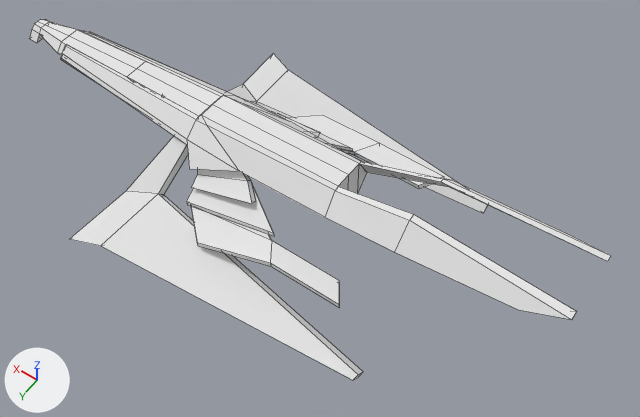
The OBJ model resources/cruiser.obj, before and after one commit.
Both versions are drawn from a 50 mm camera at (-7.81, 9.04, 13.26) aimed at (-1.37, 0.02, -0.92). The lights are fixed; the arrows at lower left show +X, +Y and +Z. Mesh edges are drawn as thin lines. Where no turn or scale is listed for an object, it has been applied to the vertices. Vertices at the same position are counted once.
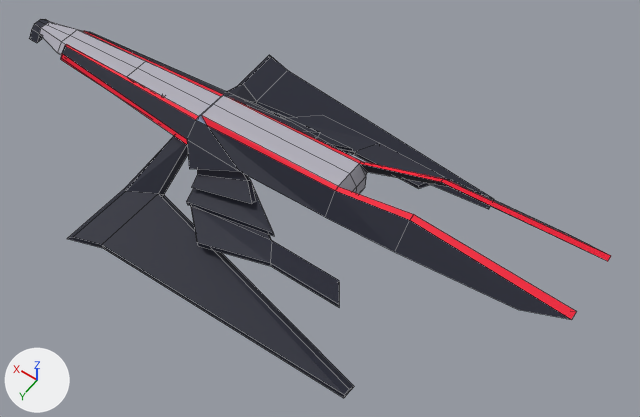
Where the change shows, as pixel boxes (x1, y1, x2, y2) in the pictures (640 x 417 px):
'Cube', reshaped: before (29, 19, 611, 380); after (29, 19, 611, 398)
part 1 of me_cube, built on: before (35, 19, 488, 380); after (35, 19, 493, 398)
part 2 of me_cube, recoloured (white to grey): (39, 22, 359, 186) in both
part 3 of me_cube, recoloured: (29, 19, 607, 319) in both
part 4 of me_cube, recoloured: (196, 95, 230, 125) in both
part 5 of me_cube, recoloured (white to red): (61, 31, 611, 320) in both

Diff of the bpy script that builds the scene:
```diff
--- a/resources/cruiser.obj.py
+++ b/resources/cruiser.obj.py
@@ img_red_jpg @@
+img_red_jpg = load_image('red.jpg', 'red.jpg', 50, 50, 'sRGB')
@@ img_camo_jpg @@
+img_camo_jpg = load_image('camo.jpg', 'camo.jpg', 500, 500, 'sRGB')
@@ img_glass_jpg @@
+img_glass_jpg = load_image('glass.jpg', 'glass.jpg', 1000, 1000, 'sRGB')
@@ img_hull_jpg @@
+img_hull_jpg = load_image('hull.jpg', 'hull.jpg', 100, 100, 'sRGB')
@@ mat_stipe @@
+mat_stipe = principled_material('Stipe')
+mat_stipe.texture = img_red_jpg
+mat_stipe.roughness = 0.69
@@ mat_camo @@
+mat_camo = principled_material('Camo')
+mat_camo.texture = img_camo_jpg
+mat_camo.roughness = 0.69
@@ mat_glass @@
+mat_glass = principled_material('glass')
+mat_glass.texture = img_glass_jpg
+mat_glass.roughness = 0.69
@@ mat_hull @@
+mat_hull = principled_material('Hull')
+mat_hull.texture = img_hull_jpg
+mat_hull.roughness = 0.69
@@ me_cube @@
 # used by ob_cube; location = (0.0, 0.0, 0.0)
-me_cube.from_pydata(...)  # 236 vertices, 224 faces; spans x -6.82..6.46, y -3.39..3.39, z -1.66..1.07
+me_cube.from_pydata(...)  # 252 vertices, 236 faces; spans x -6.82..6.46, y -3.37..3.37, z -1.8..1.07
+# me_cube part 1
+# 6 vertices are removed from x -3.92..2.44, y -3.39..3.39, z -1.49..-1.24
+# 20 faces are deleted
+# 13 vertices in x -2.02..6.46, y 0.0, z -0.37..0.56 move by (0.0, -0.03, 0.0)
+# 5 vertices in x 3.41..6.46, y 0.0, z -0.28..0.3 move by (0.0, -0.02, 0.0)
+# 6 vertices move from x -3.96..-3.92, y -2.45..2.45, z -1.66..-1.39 to x -3.96..-3.92, y -2.73..2.73, z -1.8..-1.53
+# 22 vertices are added at x -3.92..2.56, y -3.37..3.37, z -1.76..0.28
+# 10 new faces join them, mat_hull (picture img_hull_jpg)
+# 22 new faces join them, mat_camo (picture img_camo_jpg)
+# me_cube part 2: 28 faces spanning x -2.02..6.22, y -0.67..0.67, z -0.37..0.56 switch from mat_material (white #e7e7e7) to mat_hull (picture img_hull_jpg)
+# me_cube part 3: 148 faces spanning x -6.82..6.46, y -3.16..3.16, z -1.8..1.07 switch from mat_material (white #e7e7e7) to mat_camo (picture img_camo_jpg)
+# me_cube part 4: 4 faces spanning x 1.1..1.38, y -0.44..0.44, z 0.35..0.46 switch from mat_material (white #e7e7e7) to mat_glass (picture img_glass_jpg)
+# me_cube part 5: 24 faces spanning x -6.82..5.26, y -1.12..1.12, z -0.36..1.07 switch from mat_material (white #e7e7e7) to mat_stipe (picture img_red_jpg)
```
